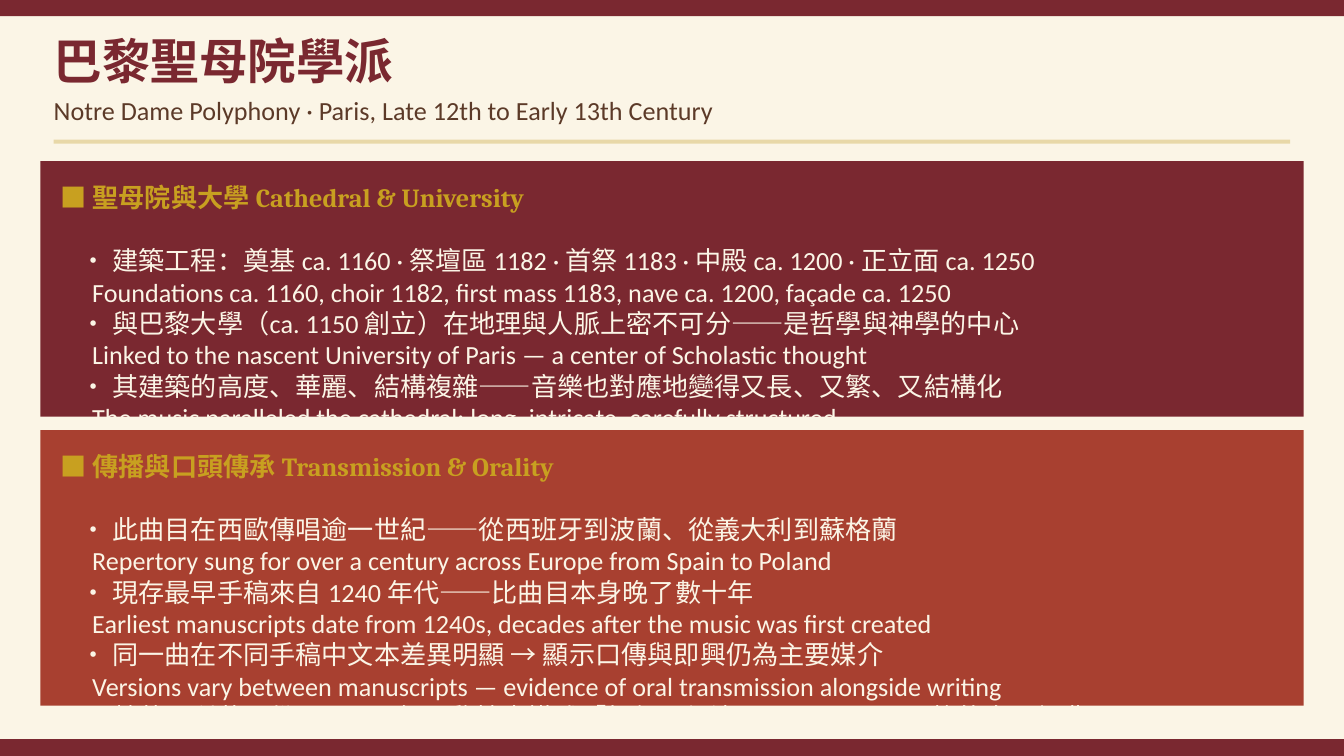
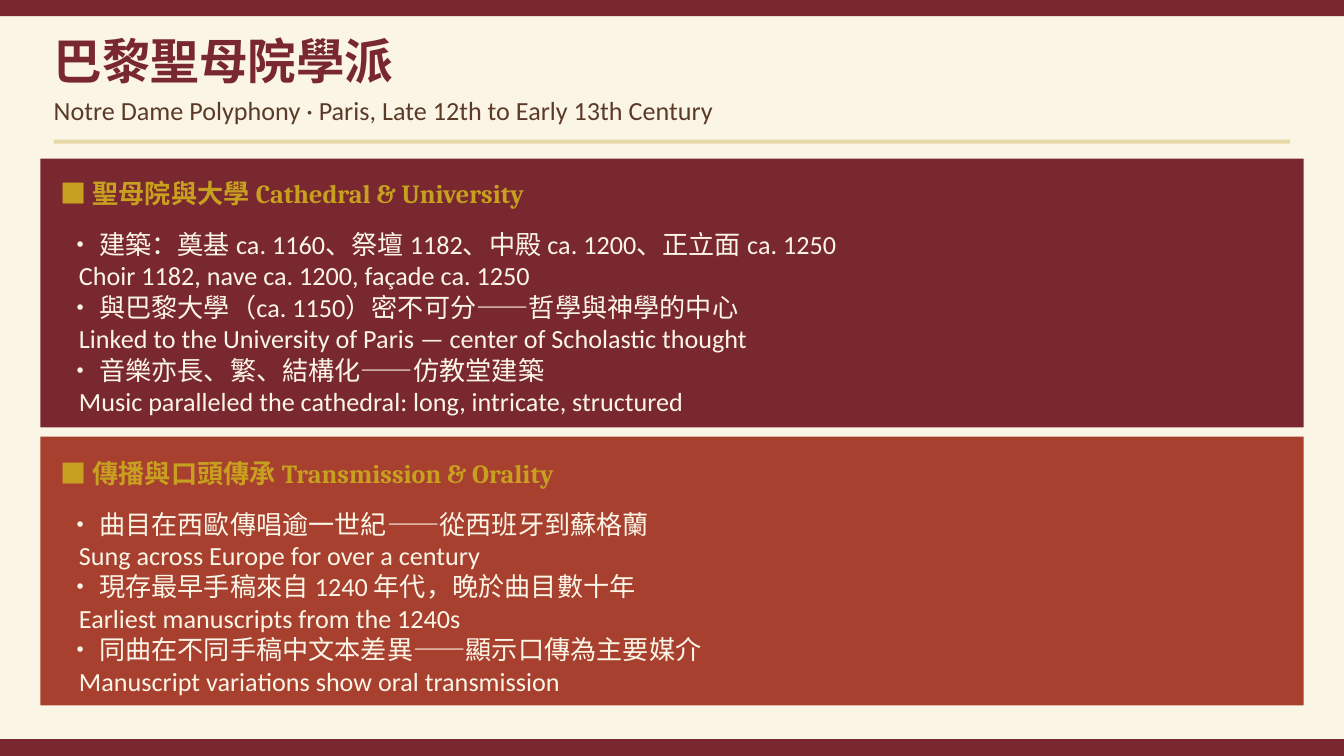
Before and after one commit to ccli-taipower/A_History_of_Western_Music, a slide deck: slide 6 of Ch05_Polyphony.pptx. Drawn at 1344x756 pixels with LibreOffice and Linux fonts; fonts in the diff are those of the drawing. Boxes give left, top, right and bottom in pixels: in the first picture for what was removed or moved away, otherwise in the second. Text is boxed around its words. In the diff, an @@ line names an element or a change of style, - is before the commit and + after.

```diff
--- a/Ch05_Polyphony.pptx
+++ b/Ch05_Polyphony.pptx
@@ rectangle: place and size @@
-rectangle at [40,161,1304,417]
+rectangle at [40,159,1304,427]
@@ text "■ 聖母院與大學 Cathedral & University": place and size @@
-text "■ 聖母院與大學 Cathedral & University" at [93,185,524,213]
+text "■ 聖母院與大學 Cathedral & University" at [93,181,524,209]
@@ text at [79,232,836,416]: text changed @@
-• 建築工程：奠基 ca. 1160 · 祭壇區 1182 · 首祭 1183 · 中殿 ca. 1200 · 正立面 ca. 1250
-Foundations ca. 1160, choir 1182, first mass 1183, nave ca. 1200, façade ca. 1250
-• 與巴黎大學（ca. 1150 創立）在地理與人脈上密不可分——是哲學與神學的中心
-Linked to the nascent University of Paris — a center of Scholastic thought
-• 其建築的高度、華麗、結構複雜——音樂也對應地變得又長、又繁、又結構化
-The music paralleled the cathedral: long, intricate, carefully structured
+• 建築：奠基 ca. 1160、祭壇 1182、中殿 ca. 1200、正立面 ca. 1250
+Choir 1182, nave ca. 1200, façade ca. 1250
+• 與巴黎大學（ca. 1150）密不可分——哲學與神學的中心
+Linked to the University of Paris — center of Scholastic thought
+• 音樂亦長、繁、結構化——仿教堂建築
+Music paralleled the cathedral: long, intricate, structured
@@ rectangle: place and size @@
-rectangle at [40,430,1304,706]
+rectangle at [40,437,1304,706]
@@ text "■ 傳播與口頭傳承 Transmission & Orality": place and size @@
-text "■ 傳播與口頭傳承 Transmission & Orality" at [93,454,553,482]
+text "■ 傳播與口頭傳承 Transmission & Orality" at [93,461,553,489]
@@ text at [79,512,701,695]: text changed @@
-• 此曲目在西歐傳唱逾一世紀——從西班牙到波蘭、從義大利到蘇格蘭
-Repertory sung for over a century across Europe from Spain to Poland
-• 現存最早手稿來自 1240 年代——比曲目本身晚了數十年
-Earliest manuscripts date from 1240s, decades after the music was first created
-• 同一曲在不同手稿中文本差異明顯 → 顯示口傳與即興仍為主要媒介
-Versions vary between manuscripts — evidence of oral transmission alongside writing
-• 梵蒂岡所藏一份 ca. 1200 年巴黎抄本描述「如何即興演唱 Notre Dame 風格的奧爾加農」
+• 曲目在西歐傳唱逾一世紀——從西班牙到蘇格蘭
+Sung across Europe for over a century
+• 現存最早手稿來自 1240 年代，晚於曲目數十年
+Earliest manuscripts from the 1240s
+• 同曲在不同手稿中文本差異——顯示口傳為主要媒介
+Manuscript variations show oral transmission
```
Also in this commit, not shown: 5 other slides changed, 27 other files.
